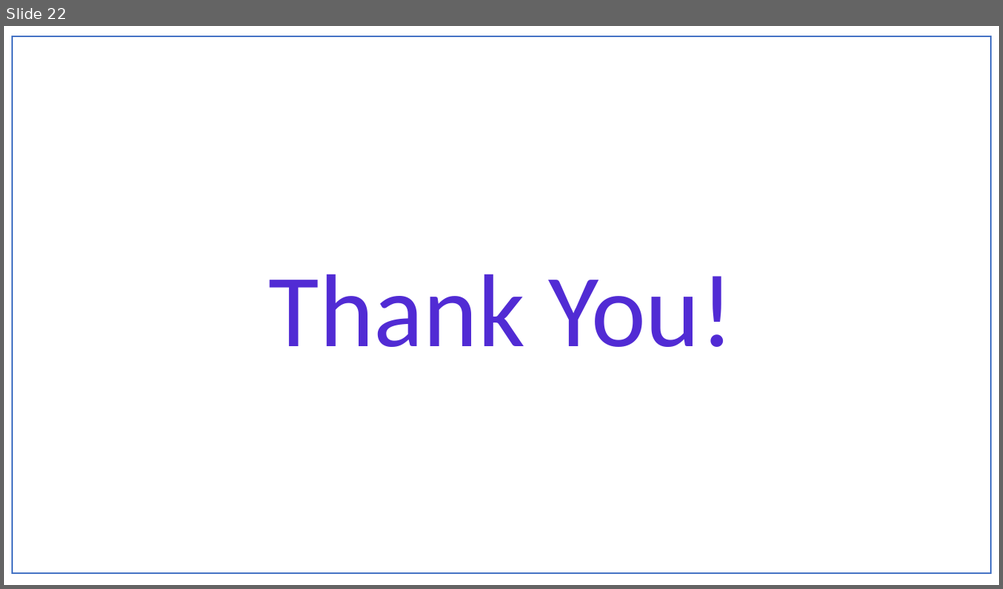
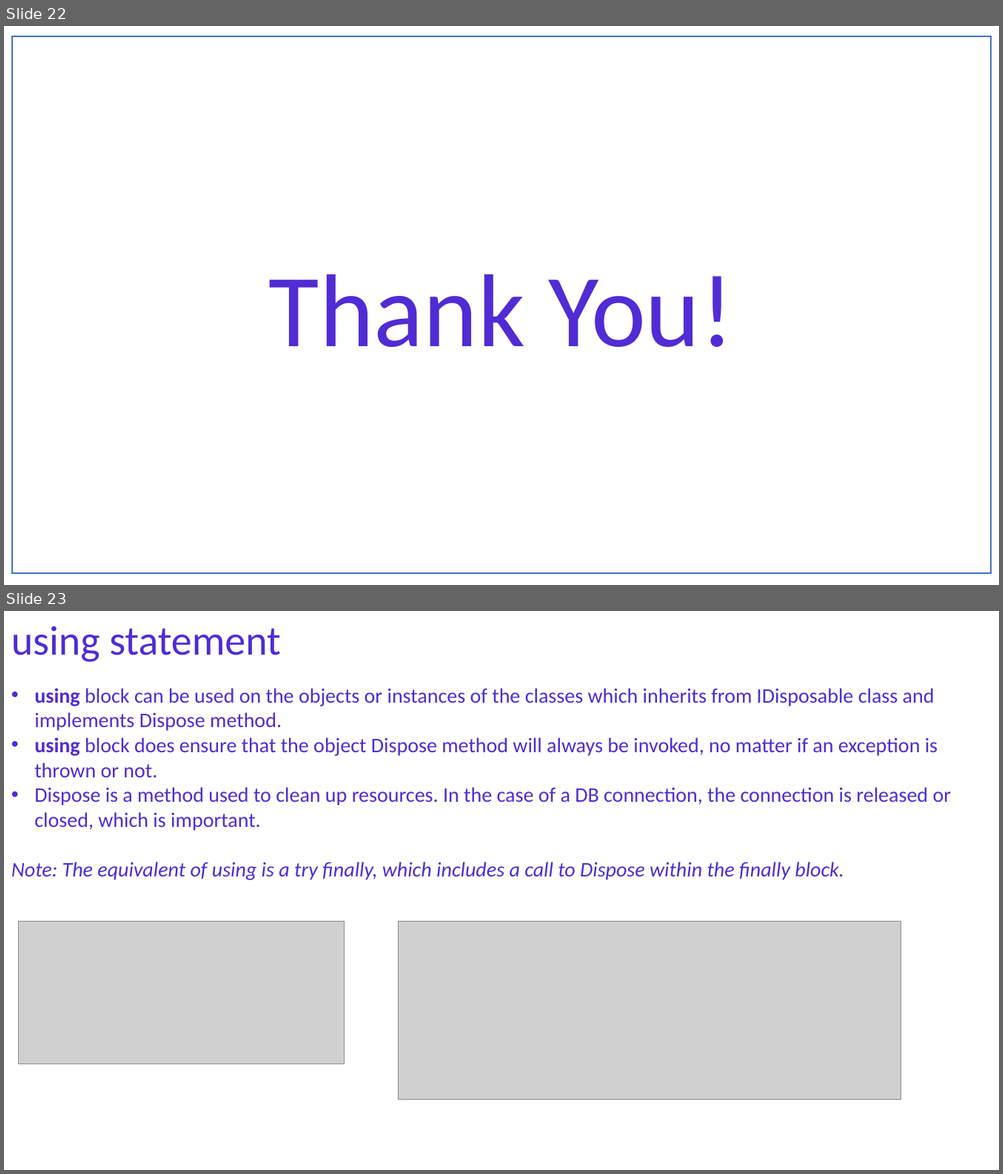
Before and after one commit to NaveenChittimalla/C-Sharp-Fundamentals, a slide deck: docs/C Sharp Programming Language - Fundaments.pptx. Shown one above the other, each under a label of ours: slide 22 before the commit, slides 22 and 23 after it. The pictures are 1003x589 and 1003x1174 pixels, drawn with LibreOffice and Linux fonts; fonts in the diff are those of the drawing; grey boxes stand for pictures. Boxes give left, top, right and bottom in pixels: in the first picture for what was removed or moved away, otherwise in the second. Text is boxed around its words. In the diff, an @@ line names an element or a change of style, - is before the commit and + after.

```diff
--- a/docs/C Sharp Programming Language - Fundaments.pptx
+++ b/docs/C Sharp Programming Language - Fundaments.pptx
@@ slide 23 added at (4,611,999,1170), background #FFFFFF @@
@@ text added at (11,626,281,662), 40 pt, text #512BD4 @@
+using statement
@@ text added at (11,688,951,880), 20 pt, text #512BD4 @@
+• using block can be used on the objects or instances of the classes which inherits from IDisposable class and implements Dispose method.
+• using block does ensure that the object Dispose method will always be invoked, no matter if an exception is thrown or not.
+• Dispose is a method used to clean up resources. In the case of a DB connection, the connection is released or closed, which is important.
+Note: The equivalent of using is a try finally, which includes a call to Dispose within the finally block.
@@ picture added at (19,921,344,1065) @@
@@ picture added at (398,921,901,1100) @@
```
Also in this commit, not shown: 2 other slides added, 1 other file.
